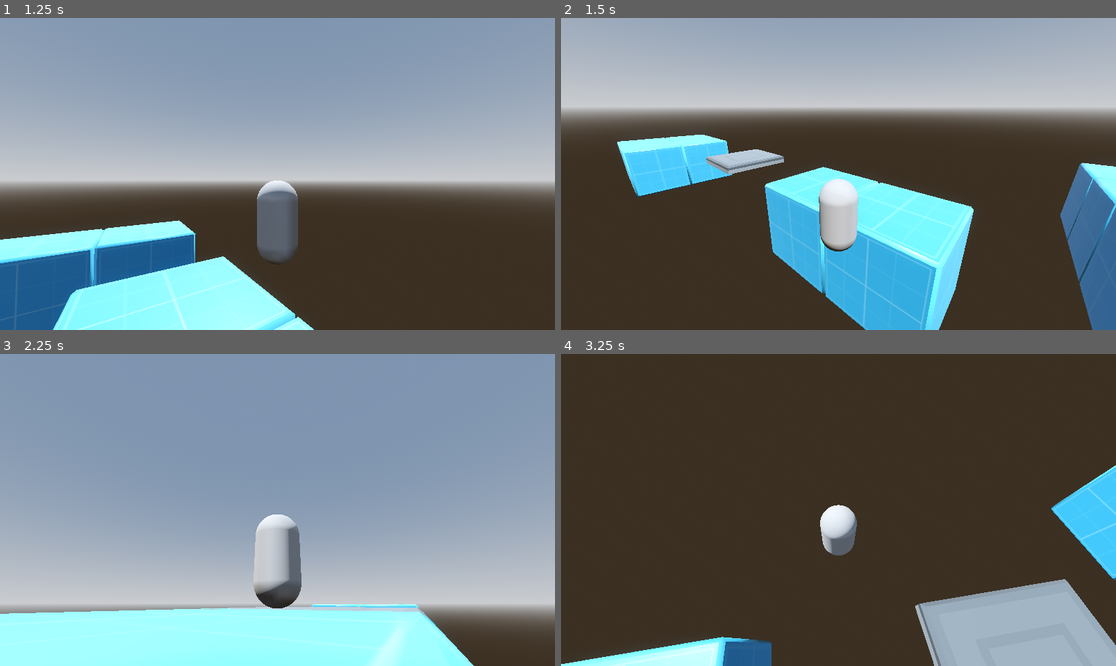
Above: before the commit, frames 1-4 (two rows, left to right).
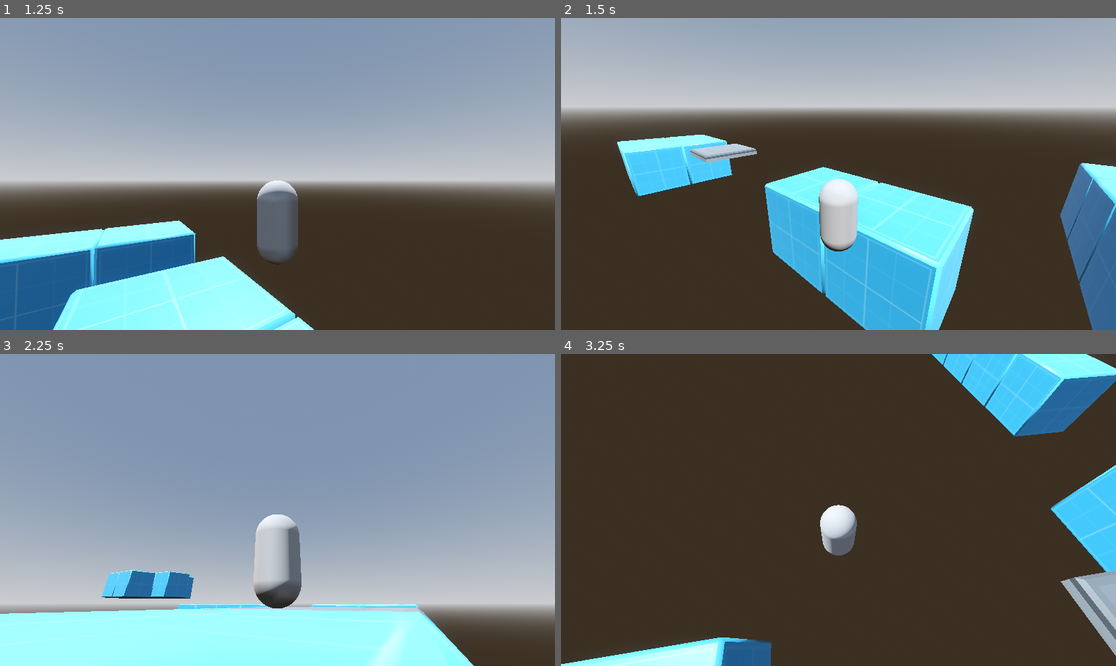
Above: after the commit, the same moments.

Repository: AbsoluteZer0527/My-first-3D-Godot-game
Game: Godot game, scene res://Scenes/game_scene.tscn
Two runs of this game, one before a commit and one after it. Both use one fixed random seed, a clock stepped at 60 frames per second and the inputs below.
Inputs (mouse positions are in pixels of both pictures, inside the frame that each line leads up to):
- Up to frame 1 (1.25 s): tap Enter (ui_accept) at 0.5, 0.77 s; move the mouse to (305, 174) at 0.52 s; hold W (forward) from 0.53 s (still down); tap Tab at 0.6 s
- Up to frame 2 (1.5 s): move the mouse to (727, 189) at 1.27 s; release W (forward) at 1.28 s; hold S (backward) from 1.28 s (still down); tap Tab at 1.35 s
- Up to frame 3 (2.25 s): tap Enter (ui_accept) at 1.52 s; move the mouse to (288, 503) at 2.02 s; release S (backward) at 2.03 s; hold W (forward) from 2.03 s (still down); tap Tab at 2.1 s
- Up to frame 4 (3.25 s): keep holding W (forward); move the mouse to (810, 572) at 2.77 s; tap Tab at 2.85 s; tap Enter (ui_accept) at 3.02 s

Frame 1 is identical in both runs. In frame 2, 1.0% of the frame differs, in the area x 23-41%, y 40-51%; in frame 3, 1.5%; in frame 4, 14%, in the area x 11-100%, y 0-100%.

Commit message:
Adding a new higher platform in the map

Diff:
--- a/First-3D/new-game-project/Scenes/game_scene.tscn
+++ b/First-3D/new-game-project/Scenes/game_scene.tscn
@@ -32,7 +32,7 @@
 tracks/0/interp = 2
 tracks/0/loop_wrap = false
 tracks/0/keys = {
-"times": PackedFloat32Array(1.03, 2.04),
+"times": PackedFloat32Array(1.03, 1.7),
 "transitions": PackedFloat32Array(1, 1),
 "update": 0,
 "values": [Vector3(12, 3.5, 27.112), Vector3(12, 3.5, 40.112)]
@@ -111,6 +111,90 @@
 [node name="Cube_Prototype_Large_A12" parent="Ground" instance=ExtResource("2_b6fju")]
 transform = Transform3D(1, 0, 0, 0, 1, 0, 0, 0, 1, 16, 0, 43)
 
+[node name="Cube_Prototype_Large_A15" parent="Ground" instance=ExtResource("2_b6fju")]
+transform = Transform3D(1, 0, 0, 0, 1, 0, 0, 0, 1, 12, 0, 47)
+
+[node name="Cube_Prototype_Large_A16" parent="Ground" instance=ExtResource("2_b6fju")]
+transform = Transform3D(1, 0, 0, 0, 1, 0, 0, 0, 1, 12, 0, 43)
+
+[node name="Cube_Prototype_Large_A17" parent="Ground" instance=ExtResource("2_b6fju")]
+transform = Transform3D(1, 0, 0, 0, 1, 0, 0, 0, 1, 16, 0, 47)
+
+[node name="Cube_Prototype_Large_A19" parent="Ground" instance=ExtResource("2_b6fju")]
+transform = Transform3D(1, 0, 0, 0, 1, 0, 0, 0, 1, 26, 0, 45)
+
+[node name="Cube_Prototype_Large_A20" parent="Ground" instance=ExtResource("2_b6fju")]
+transform = Transform3D(1, 0, 0, 0, 1, 0, 0, 0, 1, 30, 0, 45)
+
+[node name="Cube_Prototype_Large_A21" parent="Ground" instance=ExtResource("2_b6fju")]
+transform = Transform3D(1, 0, 0, 0, 1, 0, 0, 0, 1, 26, 0, 45)
+
+[node name="Cube_Prototype_Large_A22" parent="Ground" instance=ExtResource("2_b6fju")]
+transform = Transform3D(1, 0, 0, 0, 1, 0, 0, 0, 1, 30, 0, 45)
+
+[node name="Cube_Prototype_Large_A23" parent="Ground" instance=ExtResource("2_b6fju")]
+transform = Transform3D(1, 0, 0, 0, 1, 0, 0, 0, 1, 34, 0, 45)
+
+[node name="Cube_Prototype_Large_A24" parent="Ground" instance=ExtResource("2_b6fju")]
+transform = Transform3D(1, 0, 0, 0, 1, 0, 0, 0, 1, 38, 0, 45)
+
+[node name="Cube_Prototype_Large_A25" parent="Ground" instance=ExtResource("2_b6fju")]
+transform = Transform3D(1, 0, 0, 0, 1, 0, 0, 0, 1, 34, 0, 45)
+
+[node name="Cube_Prototype_Large_A26" parent="Ground" instance=ExtResource("2_b6fju")]
+transform = Transform3D(1, 0, 0, 0, 1, 0, 0, 0, 1, 38, 0, 45)
+
+[node name="Cube_Prototype_Large_A27" parent="Ground" instance=ExtResource("2_b6fju")]
+transform = Transform3D(1, 0, 0, 0, 1, 0, 0, 0, 1, 46, 5, 45)
+
+[node name="Cube_Prototype_Large_A28" parent="Ground" instance=ExtResource("2_b6fju")]
+transform = Transform3D(1, 0, 0, 0, 1, 0, 0, 0, 1, 50, 5, 45)
+
+[node name="Cube_Prototype_Large_A29" parent="Ground" instance=ExtResource("2_b6fju")]
+transform = Transform3D(1, 0, 0, 0, 1, 0, 0, 0, 1, 46, 5, 45)
+
+[node name="Cube_Prototype_Large_A30" parent="Ground" instance=ExtResource("2_b6fju")]
+transform = Transform3D(1, 0, 0, 0, 1, 0, 0, 0, 1, 50, 5, 45)
+
+[node name="Cube_Prototype_Large_A31" parent="Ground" instance=ExtResource("2_b6fju")]
+transform = Transform3D(1, 0, 0, 0, 1, 0, 0, 0, 1, 54, 5, 45)
+
+[node name="Cube_Prototype_Large_A32" parent="Ground" instance=ExtResource("2_b6fju")]
+transform = Transform3D(1, 0, 0, 0, 1, 0, 0, 0, 1, 58, 5, 45)
+
+[node name="Cube_Prototype_Large_A33" parent="Ground" instance=ExtResource("2_b6fju")]
+transform = Transform3D(1, 0, 0, 0, 1, 0, 0, 0, 1, 54, 5, 45)
+
+[node name="Cube_Prototype_Large_A35" parent="Ground" instance=ExtResource("2_b6fju")]
+transform = Transform3D(1, 0, 0, 0, 1, 0, 0, 0, 1, 50, 5, 49)
+
+[node name="Cube_Prototype_Large_A36" parent="Ground" instance=ExtResource("2_b6fju")]
+transform = Transform3D(1, 0, 0, 0, 1, 0, 0, 0, 1, 50, 5, 49)
+
+[node name="Cube_Prototype_Large_A37" parent="Ground" instance=ExtResource("2_b6fju")]
+transform = Transform3D(1, 0, 0, 0, 1, 0, 0, 0, 1, 54, 5, 49)
+
+[node name="Cube_Prototype_Large_A38" parent="Ground" instance=ExtResource("2_b6fju")]
+transform = Transform3D(1, 0, 0, 0, 1, 0, 0, 0, 1, 54, 5, 49)
+
+[node name="Cube_Prototype_Large_A39" parent="Ground" instance=ExtResource("2_b6fju")]
+transform = Transform3D(1, 0, 0, 0, 1, 0, 0, 0, 1, 50, 5, 41)
+
+[node name="Cube_Prototype_Large_A40" parent="Ground" instance=ExtResource("2_b6fju")]
+transform = Transform3D(1, 0, 0, 0, 1, 0, 0, 0, 1, 50, 5, 41)
+
+[node name="Cube_Prototype_Large_A41" parent="Ground" instance=ExtResource("2_b6fju")]
+transform = Transform3D(1, 0, 0, 0, 1, 0, 0, 0, 1, 54, 5, 41)
+
+[node name="Cube_Prototype_Large_A42" parent="Ground" instance=ExtResource("2_b6fju")]
+transform = Transform3D(1, 0, 0, 0, 1, 0, 0, 0, 1, 54, 5, 41)
+
+[node name="Cube_Prototype_Large_A34" parent="Ground" instance=ExtResource("2_b6fju")]
+transform = Transform3D(1, 0, 0, 0, 1, 0, 0, 0, 1, 58, 5, 45)
+
+[node name="Cube_Prototype_Large_A18" parent="Ground" instance=ExtResource("2_b6fju")]
+transform = Transform3D(1, 0, 0, 0, 1, 0, 0, 0, 1, 16, 0, 43)
+
 [node name="MovingPlatform" type="AnimatableBody3D" parent="."]
 transform = Transform3D(1, 0, 0, 0, 1, 0, 0, 0, 1, 12, 4, 38.111576)
 metadata/_edit_group_ = true
